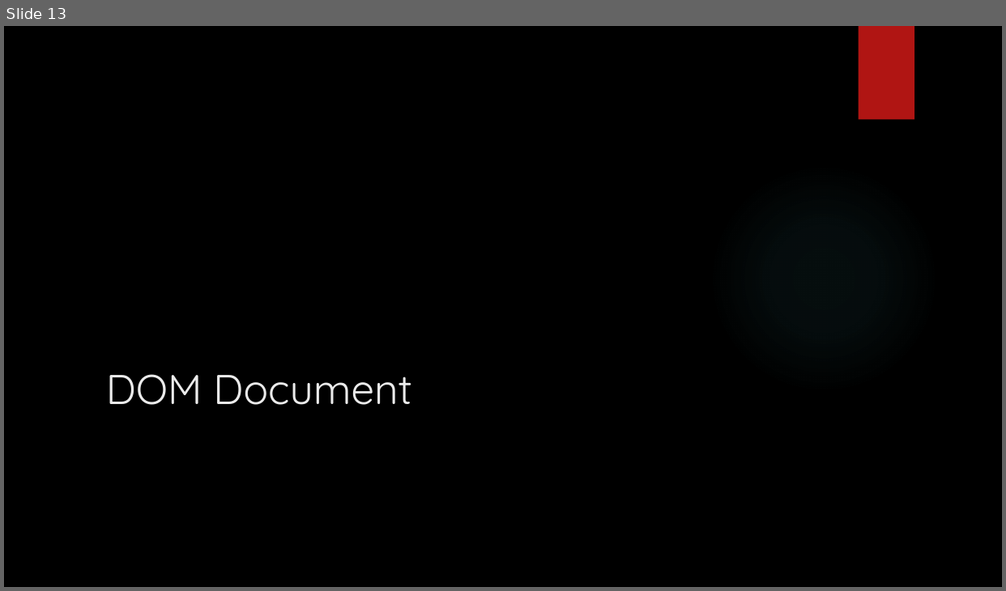
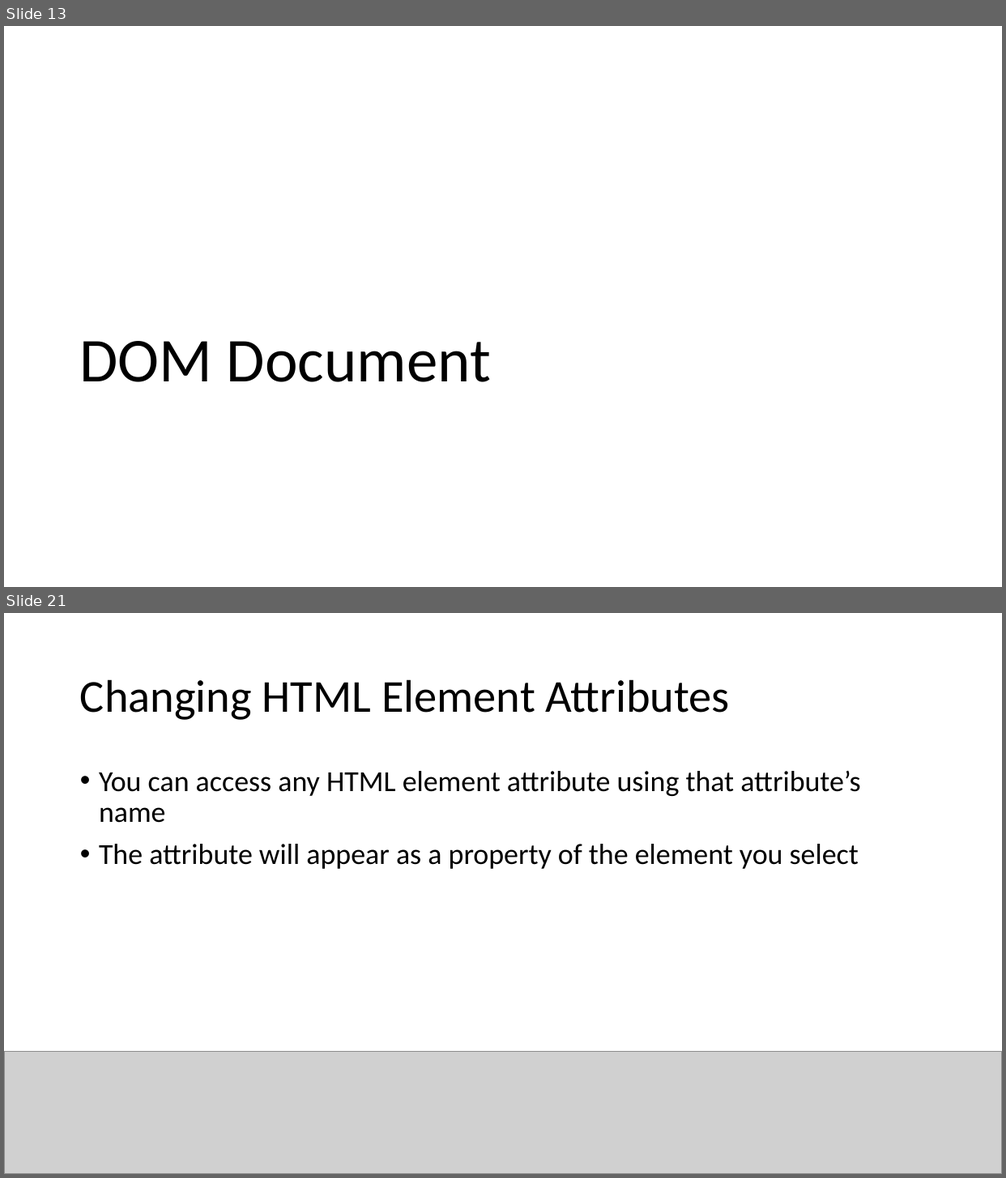
Before and after one commit to YWCANWIL-TechLab/module15-exercises-YaminahAlanis, a slide deck: slides/Module 15 - JS HTML DOM Part 1.pptx. Shown one above the other, each under a label of ours: slide 13 before the commit, slides 13 and 21 after it; the slides between them are not shown. The pictures are 1006x591 and 1006x1178 pixels, drawn with LibreOffice and Linux fonts; fonts in the diff are those of the drawing; grey boxes stand for pictures; background and template pictures are left out. Boxes give left, top, right and bottom in pixels: in the first picture for what was removed or moved away, otherwise in the second. Text is boxed around its words. In the diff, an @@ line names an element or a change of style, - is before the commit and + after.

```diff
--- a/slides/Module 15 - JS HTML DOM Part 1.pptx
+++ b/slides/Module 15 - JS HTML DOM Part 1.pptx
@@ slide 21 added at bbox=[4, 613, 1002, 1174], background #FFFFFF @@
@@ title added at bbox=[80, 679, 730, 720], 44 pt, text #000000 @@
+Changing HTML Element Attributes
@@ text added at bbox=[99, 771, 860, 869], 28 pt, text #000000 @@
+• You can access any HTML element attribute using that attribute’s name
+• The attribute will appear as a property of the element you select
@@ picture added at bbox=[4, 1052, 1002, 1174] @@
@@ slide 13 changed as well @@
@@ background picture (left out) to #FFFFFF @@
@@ rectangle removed at bbox=[859, 26, 914, 120] @@
@@ title "DOM Document": place and size @@
-title "DOM Document" at bbox=[106, 374, 412, 405]
+title "DOM Document" at bbox=[79, 341, 491, 382]
@@ title "DOM Document" at bbox=[79, 341, 491, 382]: size 40 to 60 pt, font Quicksand to Calibri, text colour #EBEBEB to #000000; line spacing 1 to 0.9 @@
@@ ellipse removed at bbox=[709, 163, 939, 394] @@
```
Also in this commit, not shown: 29 other slides changed, 8 other slides added, 2 slides removed, 4 other files.
